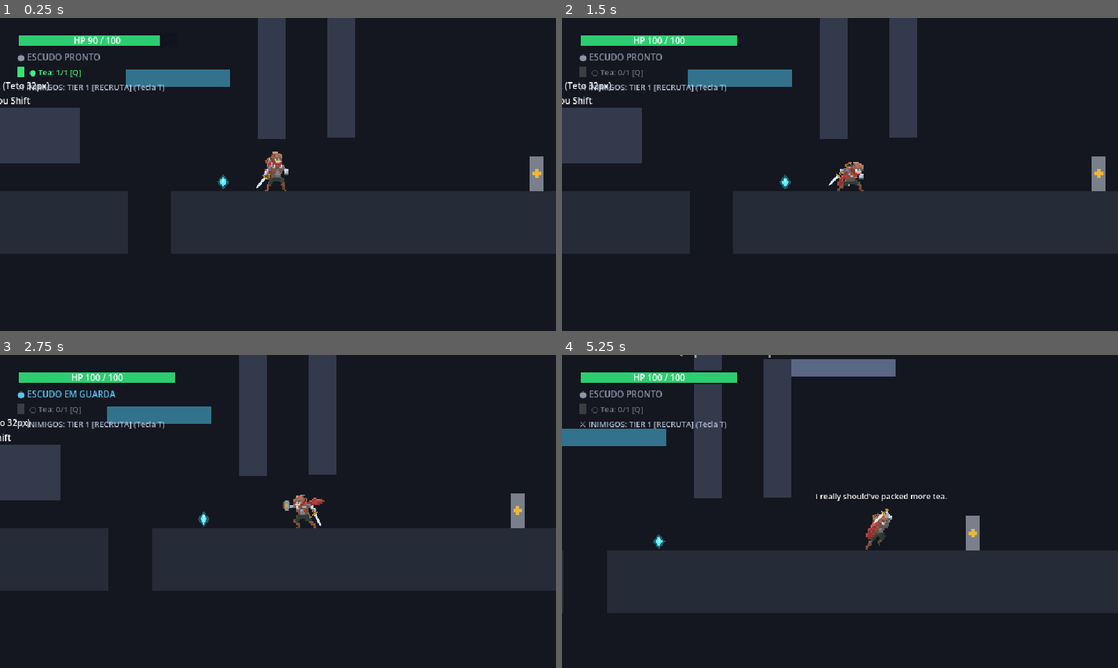
Above: before the commit, frames 1-4 (two rows, left to right).
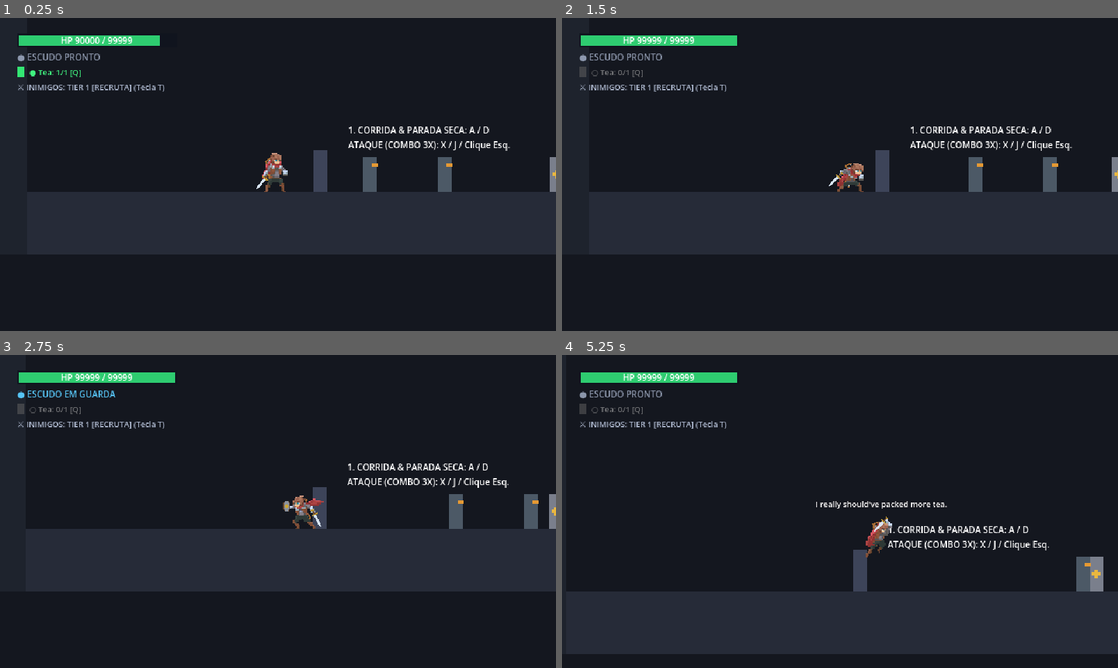
Above: after the commit, the same moments.

Repository: Theadrill/Godot-Roguelike-Prototype
Game: Godot game, scene res://src/world/movement_gym.tscn
Same seed, same stepped clock (60 frames per second), same inputs: the game is played once before the commit and once after it.
Inputs (mouse positions are in pixels of both pictures, inside the frame that each line leads up to):
- Up to frame 1 (0.25 s): no input
- Up to frame 2 (1.5 s): tap A (move_left) at 0.5, 1.25 s; move the mouse to (962, 158) at 0.52 s; hold Q (heal) 0.53-1.28 s; hold D (move_right) from 0.53 s (still down); click (962, 158) at 0.67 s; tap Space (jump) at 0.77 s; move the mouse to (728, 190) at 1.27 s; click (728, 190) at 1.35 s
- Up to frame 3 (2.75 s): tap Space (jump) at 1.52 s; tap Q (heal) at 1.55, 2.3 s; tap A (move_left) at 2 s; move the mouse to (333, 442) at 2.02 s; release D (move_right) at 2.03 s; hold A (move_left) from 2.03 s (still down); hold Right mouse button (defend) from 2.03 s (still down)
- Up to frame 4 (5.25 s): move the mouse to (812, 574) at 2.77 s; release A (move_left) at 2.78 s; release Right mouse button (defend) at 2.78 s; hold D (move_right) 2.78-4.28 s; tap Q (heal) at 2.85, 3.8, 4.55 s; click (812, 574) at 2.92 s; tap Space (jump) at 3.02, 3.77, 4.52 s; tap A (move_left) at 3.5, 4.25 s; move the mouse to (1006, 558) at 3.52 s; hold E (interact) 3.53-4.28 s; move the mouse to (673, 464) at 4.27 s; hold A (move_left) 4.28-5.03 s; tap Keypad 2 (look_down) at 4.35 s; move the mouse to (867, 511) at 5.02 s; hold D (move_right) from 5.03 s (still down); hold Q (heal) from 5.03 s (still down); tap Keypad 4 (look_left) at 5.1 s; click (867, 511) at 5.17 s

The runs differ from the first frame. In frame 1, 12% of the frame differs, in the area x 0-100%, y 0-76%; in frame 2, 12%; in frame 3, 11%; in frame 4, 34%, in the area x 0-100%, y 0-96%.

Commit message:
chore: save rendering method, test gym settings, and calibrator state

Diff:
--- a/assets/player/adventurer/player_frames.tres
+++ b/assets/player/adventurer/player_frames.tres
@@ -303,6 +303,18 @@
 atlas = ExtResource("21_pickup_sheet")
 region = Rect2(83, 0, 83, 62)
 
+[sub_resource type="AtlasTexture" id="AtlasTexture_hurt_0"]
+atlas = ExtResource("22_hurt_sheet")
+region = Rect2(0, 0, 83, 62)
+
+[sub_resource type="AtlasTexture" id="AtlasTexture_hurt_1"]
+atlas = ExtResource("22_hurt_sheet")
+region = Rect2(0, 62, 83, 62)
+
+[sub_resource type="AtlasTexture" id="AtlasTexture_hurt_2"]
+atlas = ExtResource("22_hurt_sheet")
+region = Rect2(0, 124, 83, 62)
+
 [sub_resource type="AtlasTexture" id="AtlasTexture_idle_0"]
 atlas = ExtResource("1_idle_sheet")
 region = Rect2(0, 0, 83, 62)
@@ -338,18 +350,6 @@
 [sub_resource type="AtlasTexture" id="AtlasTexture_pickup_2"]
 atlas = ExtResource("21_pickup_sheet")
 region = Rect2(0, 62, 83, 62)
-
-[sub_resource type="AtlasTexture" id="AtlasTexture_hurt_0"]
-atlas = ExtResource("22_hurt_sheet")
-region = Rect2(0, 0, 83, 62)
-
-[sub_resource type="AtlasTexture" id="AtlasTexture_hurt_1"]
-atlas = ExtResource("22_hurt_sheet")
-region = Rect2(0, 62, 83, 62)
-
-[sub_resource type="AtlasTexture" id="AtlasTexture_hurt_2"]
-atlas = ExtResource("22_hurt_sheet")
-region = Rect2(0, 124, 83, 62)
 
 [sub_resource type="AtlasTexture" id="AtlasTexture_run_0"]
 atlas = ExtResource("2_run_sheet")
@@ -700,6 +700,20 @@
 }, {
 "frames": [{
 "duration": 1.0,
+"texture": SubResource("AtlasTexture_hurt_0")
+}, {
+"duration": 1.0,
+"texture": SubResource("AtlasTexture_hurt_1")
+}, {
+"duration": 1.0,
+"texture": SubResource("AtlasTexture_hurt_2")
+}],
+"loop": 0,
+"name": &"hurt",
+"speed": 12.0
+}, {
+"frames": [{
+"duration": 1.0,
 "texture": SubResource("AtlasTexture_idle_0")
 }, {
 "duration": 1.0,
@@ -795,20 +809,6 @@
 "loop": 1,
 "name": &"wall_cling",
 "speed": 1.0
-}, {
-"frames": [{
-"duration": 1.0,
-"texture": SubResource("AtlasTexture_hurt_0")
-}, {
-"duration": 1.0,
-"texture": SubResource("AtlasTexture_hurt_1")
-}, {
-"duration": 1.0,
-"texture": SubResource("AtlasTexture_hurt_2")
-}],
-"loop": 0,
-"name": &"hurt",
-"speed": 12.0
 }, {
 "frames": [{
 "duration": 1.0,
--- a/project.godot
+++ b/project.godot
@@ -58,4 +58,5 @@
 [rendering]
 
 textures/canvas_textures/default_texture_filter=0
+renderer/rendering_method="gl_compatibility"
 environment/defaults/default_clear_color=Color(0.08, 0.09, 0.12, 1)
--- a/src/core/progression_manager.gd
+++ b/src/core/progression_manager.gd
@@ -372,7 +372,7 @@
 		return
 
 	# 1. Bônus de Vida da Linhagem (Chá de Raiz-de-Pedra)
-	var base_hp: float = 100.0
+	var base_hp: float = player.max_health if player.max_health >= 1000.0 else 100.0
 	player.max_health = base_hp + get_bonus_max_hp()
 	player.current_health = player.max_health
 
--- a/src/tools/weapon_socket_calibrator.tscn
+++ b/src/tools/weapon_socket_calibrator.tscn
@@ -6,16 +6,13 @@
 
 [node name="WeaponSocketCalibrator" type="Node2D" unique_id=1073998046]
 script = ExtResource("1_calibrator")
-selected_weapon = "crossbow"
-selected_animation = "heal"
+selected_animation = "hurt"
+current_frame = 2
 reference_secondary_weapon = "none"
-socket_pos_x = -8.0
-socket_pos_y = -12.0
-socket_rotation = 254.0
-socket_flip_h = true
-socket_flip_v = true
-socket_z_index = 1
-status_message = "SUCESSO! Salvo em crossbow.tres (Arma na Mão) -> [heal Frame 0] (Pos: (-8.000000, -12.000000), Rot: 254.0°, Z: 1, FlipH: true, FlipV: true)"
+socket_pos_y = -19.5
+socket_rotation = -45.0
+socket_z_index = 2
+status_message = "sword [Arma na Mão (MainHandSocket)] -> hurt Frame 2 (Z: 2, FlipH: false, FlipV: false)"
 
 [node name="GroundFloorRef" type="Line2D" parent="." unique_id=462095390]
 points = PackedVector2Array(-60, 0, 60, 0)
@@ -29,7 +26,8 @@
 [node name="CharacterSprite" type="AnimatedSprite2D" parent="Visual" unique_id=1527574964]
 position = Vector2(-2, -29)
 sprite_frames = ExtResource("2_player_frames")
-animation = &"heal"
+animation = &"hurt"
+frame = 2
 metadata/_edit_lock_ = true
 
 [node name="BackSocketWeapon" type="Marker2D" parent="Visual" unique_id=1247055997]
@@ -39,13 +37,14 @@
 rotation = 4.6076694
 
 [node name="BackSocketShield" type="Marker2D" parent="Visual" unique_id=189514163]
-z_index = -3
-position = Vector2(-7, -25)
+z_index = -2
+position = Vector2(-7, -33.5)
+rotation = -3.054326
 
 [node name="MainHandSocket" type="Marker2D" parent="Visual" unique_id=1037091576]
-z_index = 1
-position = Vector2(-8, -12)
-rotation = 4.4331365
+z_index = 2
+position = Vector2(0, -19.5)
+rotation = -0.7853982
 
 [node name="OffHandSocket" type="Marker2D" parent="Visual" unique_id=987162534]
 z_index = 2
@@ -54,8 +53,8 @@
 
 [node name="TeaBottleSocket" type="Marker2D" parent="Visual" unique_id=1498765432]
 z_index = 2
-position = Vector2(13, -20)
-rotation = -0.08726646
+position = Vector2(6, -20)
+rotation = -0.61086524
 
 [node name="ItemPickupSocket" type="Marker2D" parent="Visual" unique_id=1598765433]
 z_index = 2
--- a/src/world/movement_gym.tscn
+++ b/src/world/movement_gym.tscn
@@ -231,7 +231,8 @@
 position = Vector2(960, 289)
 
 [node name="Player" parent="." unique_id=794960122 instance=ExtResource("1_player")]
-position = Vector2(1023, 289)
+position = Vector2(-61, 288)
+max_health = 99999.0
 run_speed = 150.0
 wall_recovery_gravity_multiplier = 0.5
 slide_speed = 170.0
Not shown: 1 places in assets/player/adventurer/player_frames.tres that only renumber resources
Not shown: 1 places in src/world/movement_gym.tscn that only renumber resources
